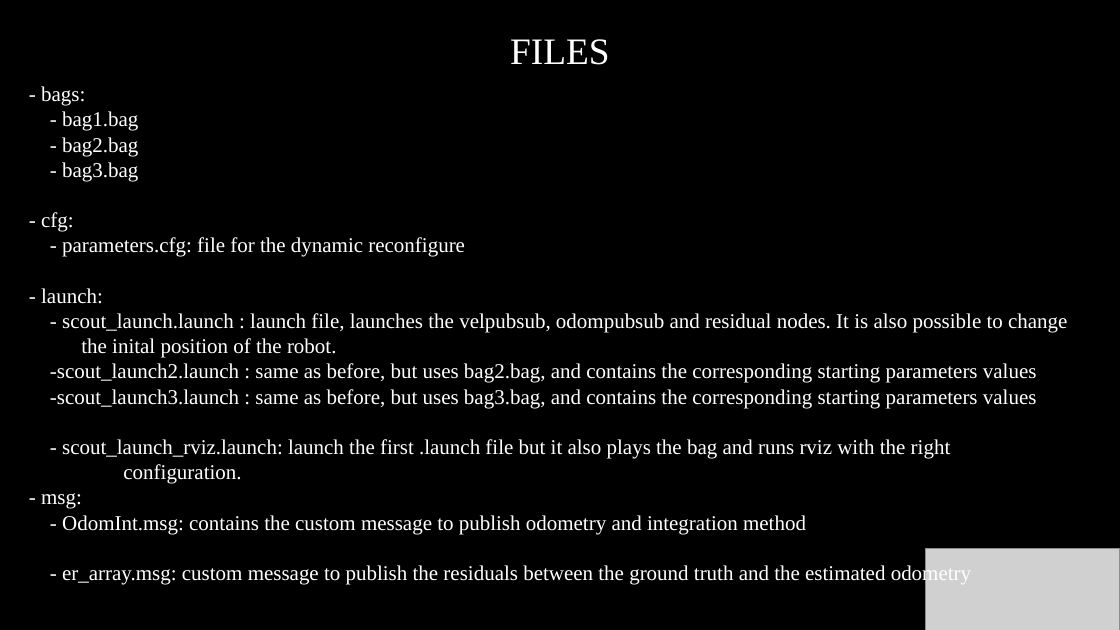
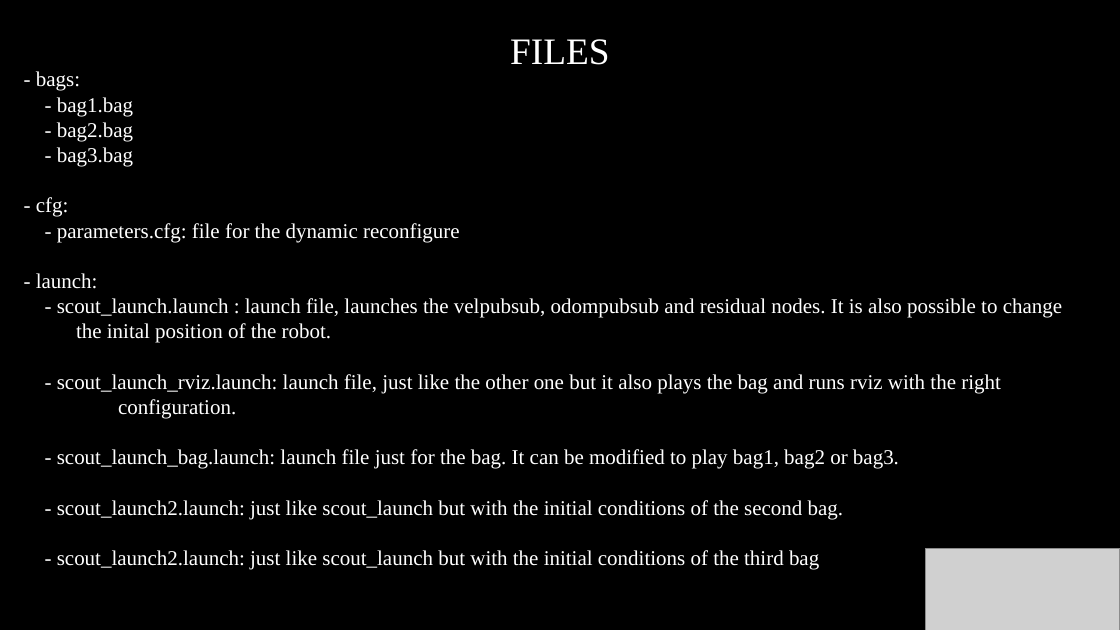
Before and after one commit to marcoCella/scout_ros, a slide deck: slide 2 of project1/Instructions.pptx. Drawn at 1120x630 pixels with LibreOffice and Linux fonts; fonts in the diff are those of the drawing; grey boxes stand for pictures. Boxes give left, top, right and bottom in pixels: in the first picture for what was removed or moved away, otherwise in the second. Text is boxed around its words. In the diff, an @@ line names an element or a change of style, - is before the commit and + after.

```diff
--- a/project1/Instructions.pptx
+++ b/project1/Instructions.pptx
@@ text "- bags:": place and size @@
-text "- bags:" at (41,86,1067,585)
+text "- bags:" at (36,71,1062,570)
@@ text at (57,374,1001,570): text changed @@
--scout_launch2.launch : same as before, but uses bag2.bag, and contains the corresponding starting parameters values
--scout_launch3.launch : same as before, but uses bag3.bag, and contains the corresponding starting parameters values
-- scout_launch_rviz.launch: launch the first .launch file but it also plays the bag and runs rviz with the right configuration.
-- msg:
-- OdomInt.msg: contains the custom message to publish odometry and integration method
-- er_array.msg: custom message to publish the residuals between the ground truth and the estimated odometry
+- scout_launch_rviz.launch: launch file, just like the other one but it also plays the bag and runs rviz with the right configuration.
+- scout_launch_bag.launch: launch file just for the bag. It can be modified to play bag1, bag2 or bag3.
+- scout_launch2.launch: just like scout_launch but with the initial conditions of the second bag.
+- scout_launch2.launch: just like scout_launch but with the initial conditions of the third bag
```
Also in this commit, not shown: 5 other slides changed, 13 slides added, 4 slides removed, 1 other file.
